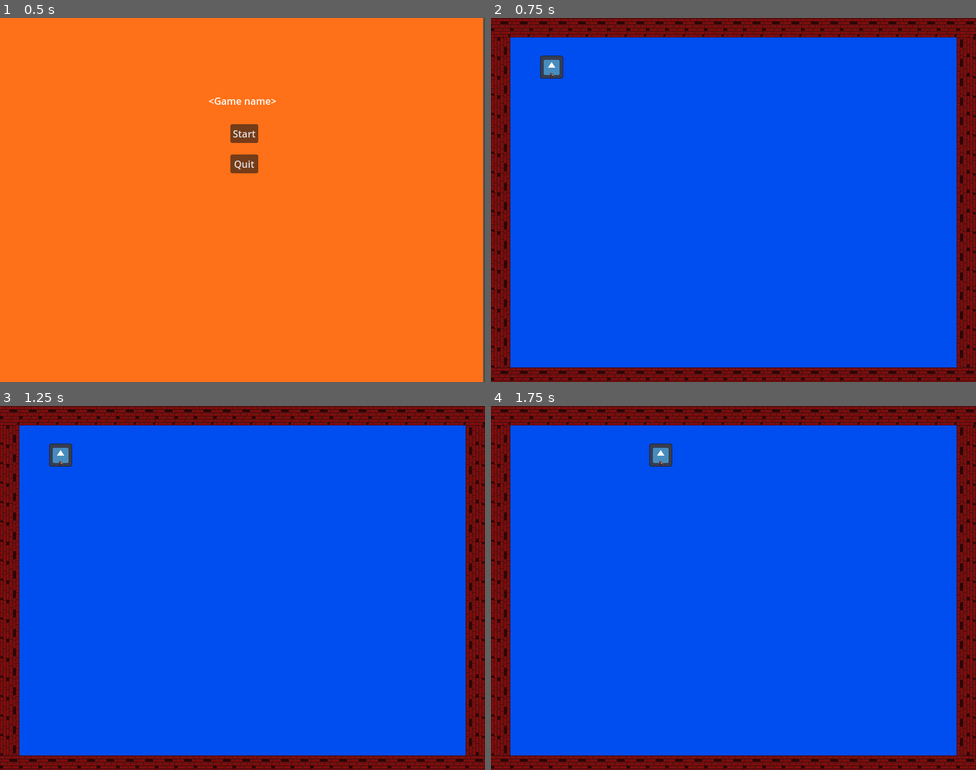
Above: before the commit, frames 1-4 (two rows, left to right).
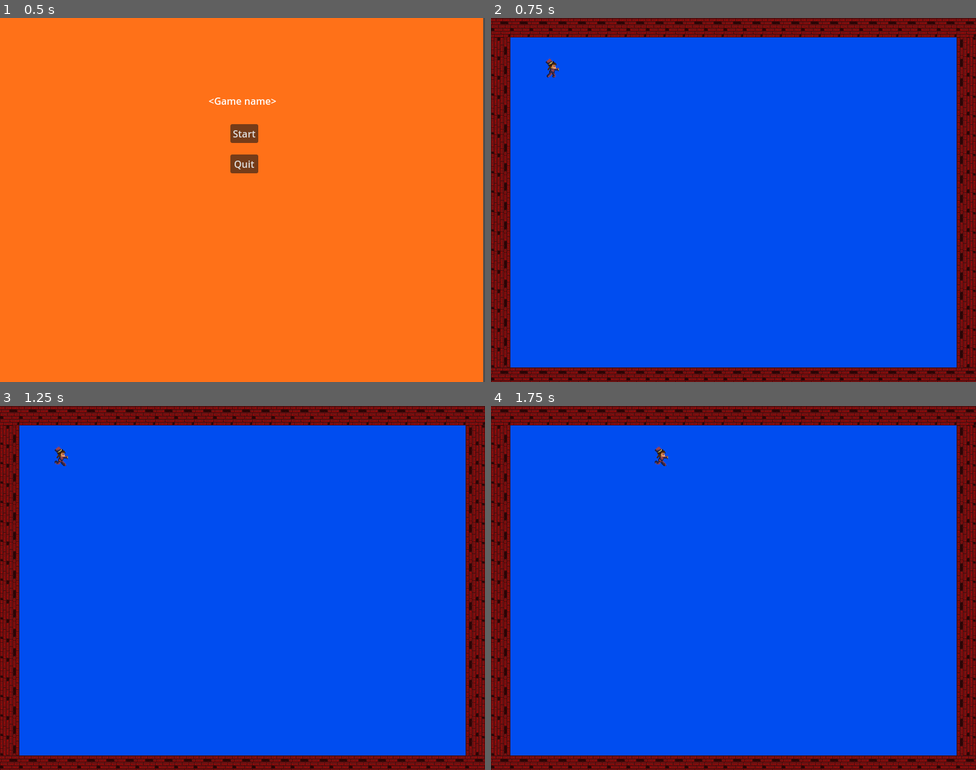
Above: after the commit, the same moments.

Repository: Atron1792/LimboLTD_CalgaryHacks2024
Game: Godot game, scene res://scenes/Menus/Main_menu.tscn
Same seed, same stepped clock (60 frames per second), same inputs: the game is played once before the commit and once after it. The engine's default icon, where the game draws it, is replaced by a stand-in: a white triangle on a blue panel in a dark square.
Inputs:
- Up to frame 1 (0.5 s): no input
- Up to frame 2 (0.75 s): click "Start" at 0.5 s
- Up to frame 3 (1.25 s): no input
- Up to frame 4 (1.75 s): tap Enter at 1.25 s; hold Right (ui_right) from 1.28 s (still down)

Frame 1 is identical in both runs. In frame 2, 0.3% of the frame differs, in the area x 10-15%, y 10-17%; in frame 3, 0.3%; in frame 4, 0.3%.

Commit message:
player scale

Diff:
--- a/Player/player.tscn
+++ b/Player/player.tscn
@@ -4,7 +4,8 @@
 [ext_resource type="Texture2D" uid="uid://dfa4ekr4xekei" path="res://icon.svg" id="2_mkiro"]
 [ext_resource type="Texture2D" uid="uid://bd82swthyugjk" path="res://sprites/playerS.png" id="3_rw5ik"]
 
-[sub_resource type="CircleShape2D" id="CircleShape2D_4lov7"]
+[sub_resource type="RectangleShape2D" id="RectangleShape2D_nw41x"]
+size = Vector2(13.3333, 30)
 
 [sub_resource type="AtlasTexture" id="AtlasTexture_migq7"]
 atlas = ExtResource("3_rw5ik")
@@ -49,9 +50,11 @@
 script = ExtResource("1_k0jl5")
 
 [node name="CollisionShape2D" type="CollisionShape2D" parent="."]
-shape = SubResource("CircleShape2D_4lov7")
+position = Vector2(0, -15)
+shape = SubResource("RectangleShape2D_nw41x")
 
 [node name="Sprite2D" type="Sprite2D" parent="."]
+visible = false
 position = Vector2(0, -63.3333)
 texture = ExtResource("2_mkiro")
 
--- a/scenes/main_scene.tscn
+++ b/scenes/main_scene.tscn
@@ -46,6 +46,7 @@
 
 [node name="Player" parent="." instance=ExtResource("2_ckrwn")]
 position = Vector2(100, 100)
+scale = Vector2(1, 1)
 
 [node name="BoundaryBottom" type="StaticBody2D" parent="."]
 position = Vector2(400, 600)
